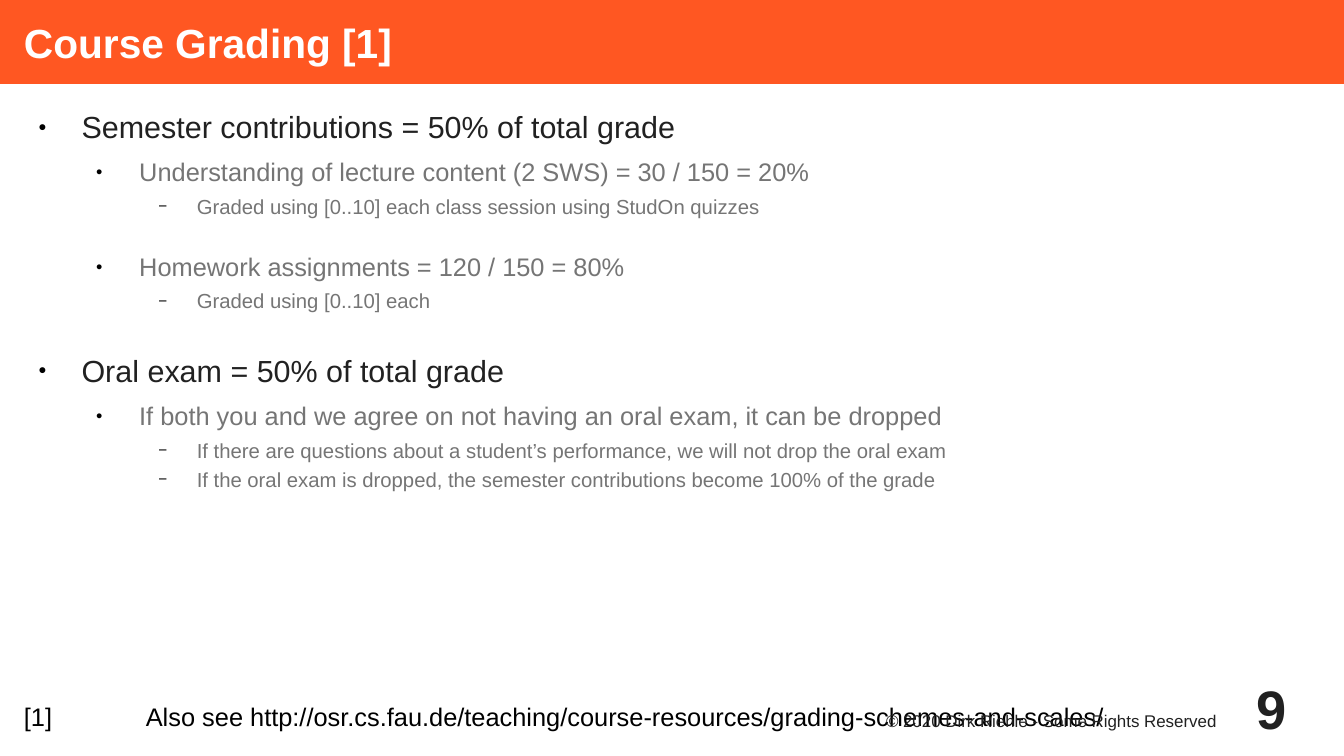
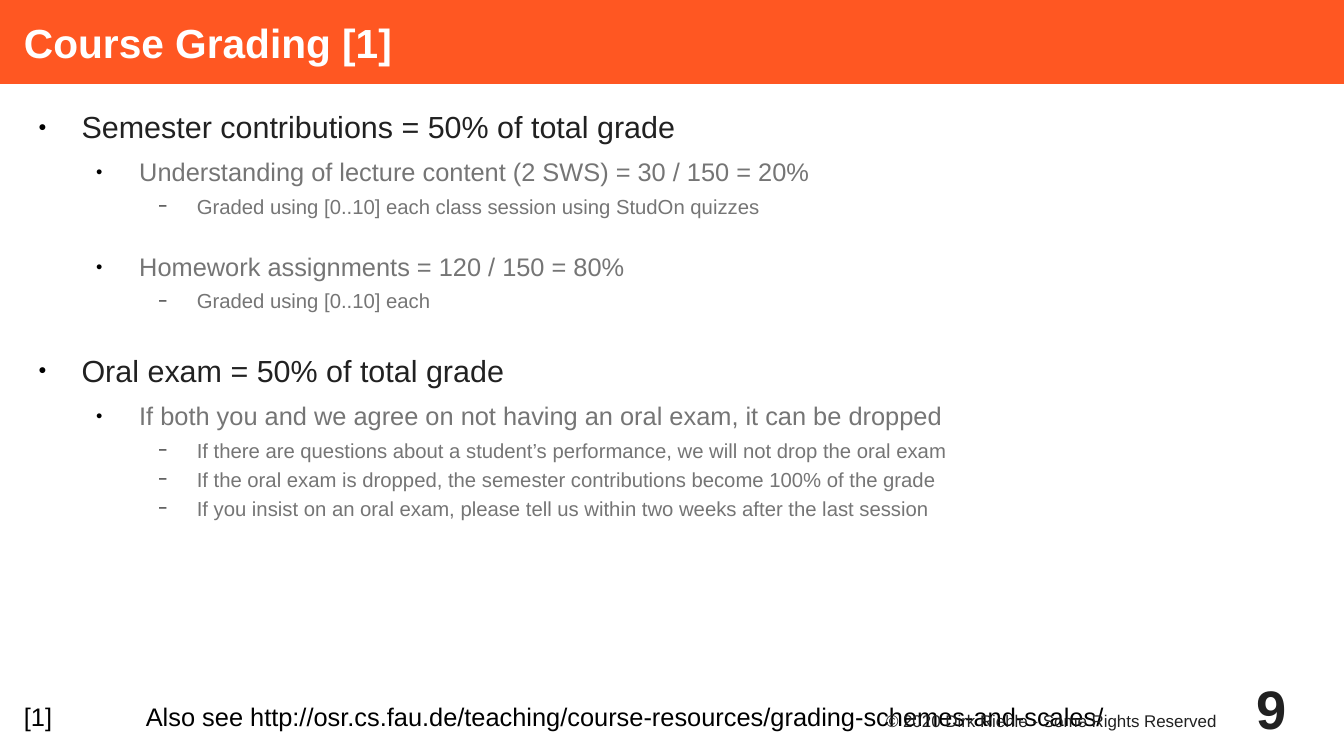
Before and after one commit to dirkriehle/adap-course, a slide deck: slide 9 of Lecture Slides/ADAP A01 - Course Introduction.odp. Drawn at 1344x756 pixels with LibreOffice and Linux fonts; fonts in the diff are those of the drawing. Boxes give left, top, right and bottom in pixels: in the first picture for what was removed or moved away, otherwise in the second. Text is boxed around its words. In the diff, an @@ line names an element or a change of style, - is before the commit and + after.

```diff
--- a/Lecture Slides/ADAP A01 - Course Introduction.odp
+++ b/Lecture Slides/ADAP A01 - Course Introduction.odp
@@ text at (x1=197, y1=501, x2=928, y2=520): paragraph added @@
+    − If you insist on an oral exam, please tell us within two weeks after the last session
```
Also in this commit, not shown: 1 other slide changed, 1 other file.
